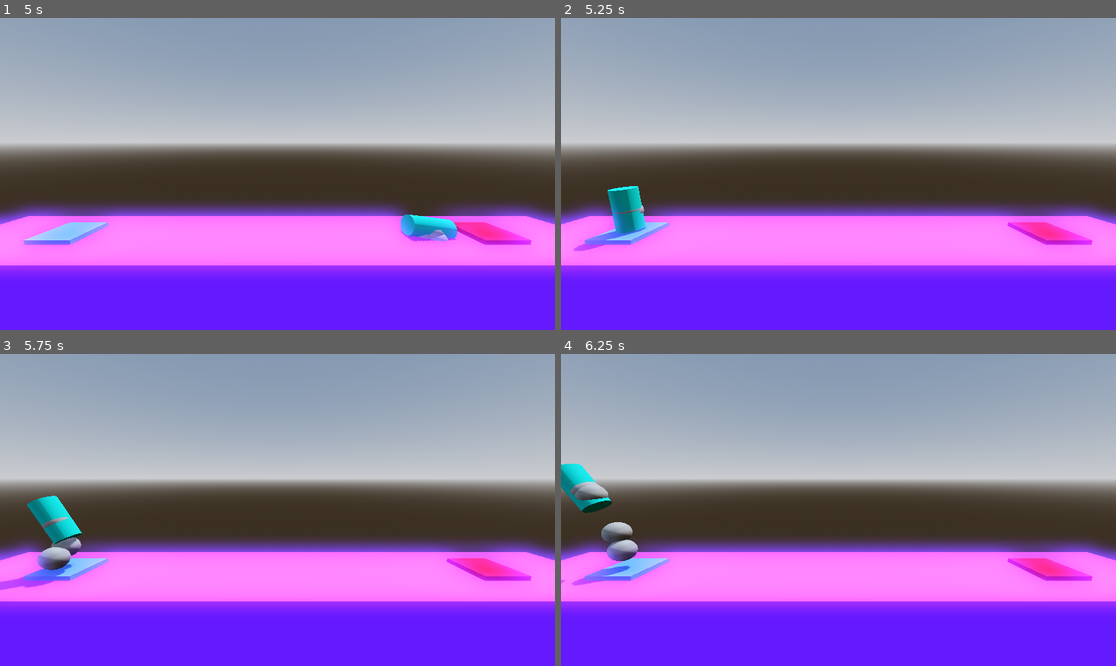
Above: before the commit, frames 1-4 (two rows, left to right).
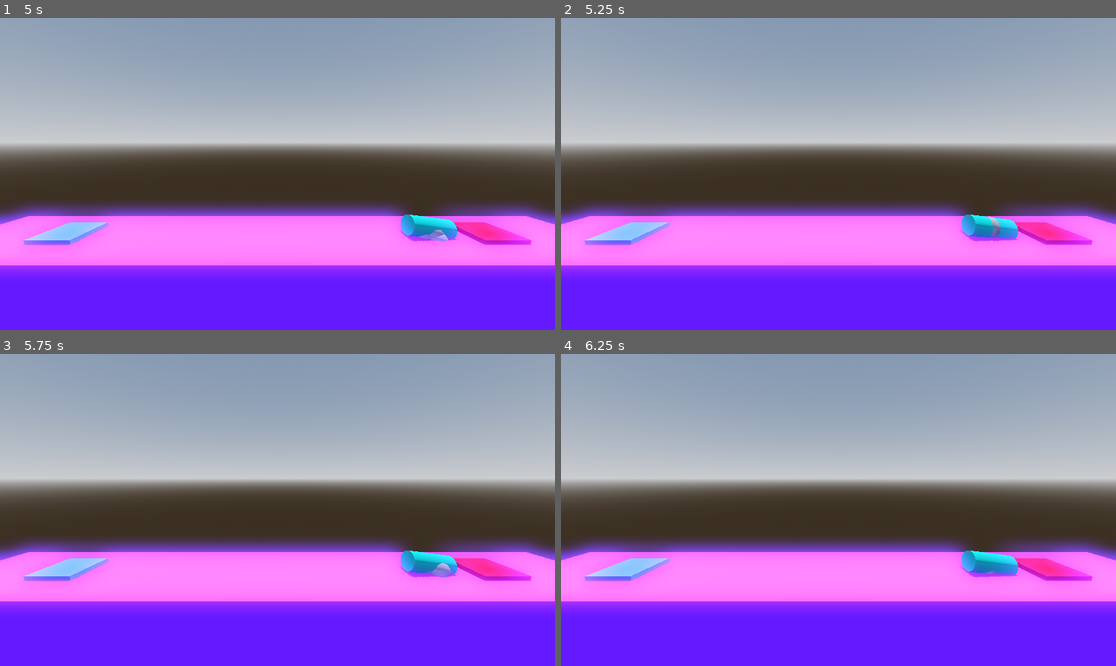
Above: after the commit, the same moments.

Repository: ConnerGordon/ProjectBoost
Game: Godot game, scene res://levels/level.tscn
Same seed, same stepped clock (60 frames per second), same inputs: the game is played once before the commit and once after it.
Inputs:
- Up to frame 1 (5 s): hold D (rotateright) 0.53-1.28 s; hold Space (boost) 0.53-1.28 s; hold A (rotateleft) 1.28-2.03 s; tap Space (boost) at 1.35, 2.85, 4.35 s; hold Space (boost) 2.03-2.78 s; hold D (rotateright) 2.03-3.53 s; hold Space (boost) 3.53-4.28 s; hold A (rotateleft) from 3.53 s (still down)
- Up to frame 2 (5.25 s): keep holding A (rotateleft); hold Space (boost) from 5.03 s (still down)
- Up to frame 3 (5.75 s): keep holding A (rotateleft); keep holding Space (boost)
- Up to frame 4 (6.25 s): release A (rotateleft) at 5.78 s; release Space (boost) at 5.78 s; hold D (rotateright) from 5.78 s (still down); tap Space (boost) at 5.85 s

Frame 1 is identical in both runs. In frame 2, 2.3% of the frame differs, in the area x 2-85%, y 53-75%; in frame 3, 3.1%, in the area x 0-85%, y 45-76%; in frame 4, 2.9%.

Commit message:
updated timers

Diff:
--- a/player/player.gd
+++ b/player/player.gd
@@ -49,7 +49,7 @@
 	transitioning = true
 	freeze = true
 	explosionaudio.play()
-	await get_tree().create_timer(1).timeout
+	await get_tree().create_timer(2.45).timeout
 
 	print("boom")
 	get_tree().reload_current_scene.call_deferred()
@@ -58,5 +58,5 @@
 	transitioning = true
 	freeze = true
 	successaudio.play()
-	await get_tree().create_timer(1).timeout
+	await get_tree().create_timer(2.31).timeout
 	get_tree().change_scene_to_file.call_deferred(next_level_file)
